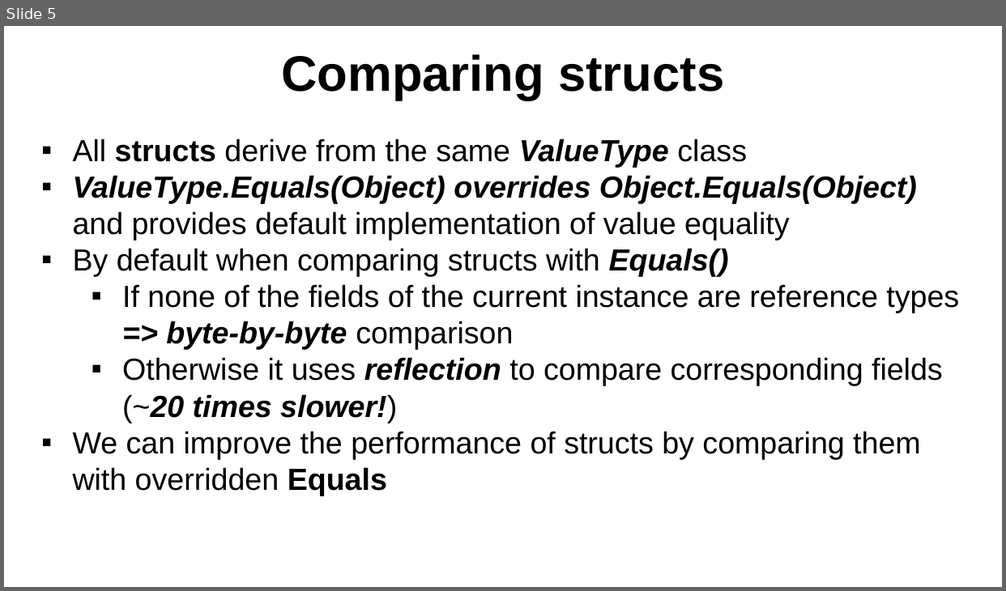
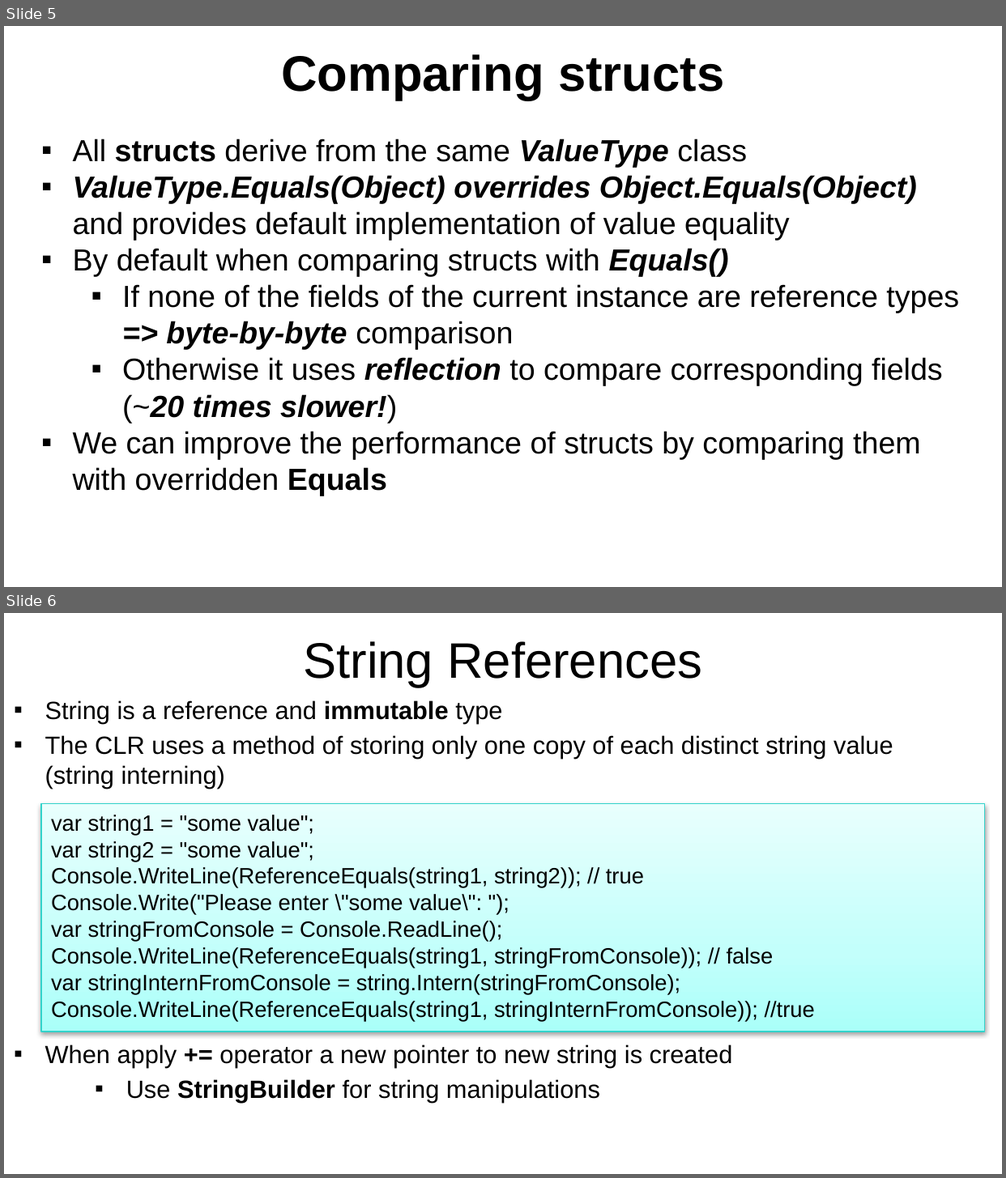
Before and after one commit to NaskoIT/CSharp-In-Depth, a slide deck: C# Tips and Tricks.pptx. Shown one above the other, each under a label of ours: slide 5 before the commit, slides 5 and 6 after it. The pictures are 1006x591 and 1006x1178 pixels, drawn with LibreOffice and Linux fonts; fonts in the diff are those of the drawing; background and template pictures are left out. Boxes give left, top, right and bottom in pixels: in the first picture for what was removed or moved away, otherwise in the second. Text is boxed around its words. In the diff, an @@ line names an element or a change of style, - is before the commit and + after.

Commit message:
String references

```diff
--- a/C# Tips and Tricks.pptx
+++ b/C# Tips and Tricks.pptx
@@ slide 6 added at [4, 613, 1002, 1174], background picture (left out) @@
@@ text added at [303, 641, 702, 687], 36 pt, text #000000 @@
+String References
@@ text added at [45, 700, 893, 1103], 18 pt, text #000000 @@
+▪ String is a reference and immutable type
+▪ The CLR uses a method of storing only one copy of each distinct string value (string interning)
+▪ When apply += operator a new pointer to new string is created
+  ▪ Use StringBuilder for string manipulations
@@ rectangle added at [41, 803, 984, 1031], fill gradient #ABFFF9 to #C3FFFB to #E8FFFD, outline #33D3CC 0.75 pt, 16 pt, text #000000 @@
+var string1 = "some value";
+var string2 = "some value";
+Console.WriteLine(ReferenceEquals(string1, string2)); // true
+Console.Write("Please enter \"some value\": ");
+var stringFromConsole = Console.ReadLine();
+Console.WriteLine(ReferenceEquals(string1, stringFromConsole)); // false
+var stringInternFromConsole = string.Intern(stringFromConsole);
+Console.WriteLine(ReferenceEquals(string1, stringInternFromConsole)); //true
```
Also in this commit, not shown: 3 other files.
